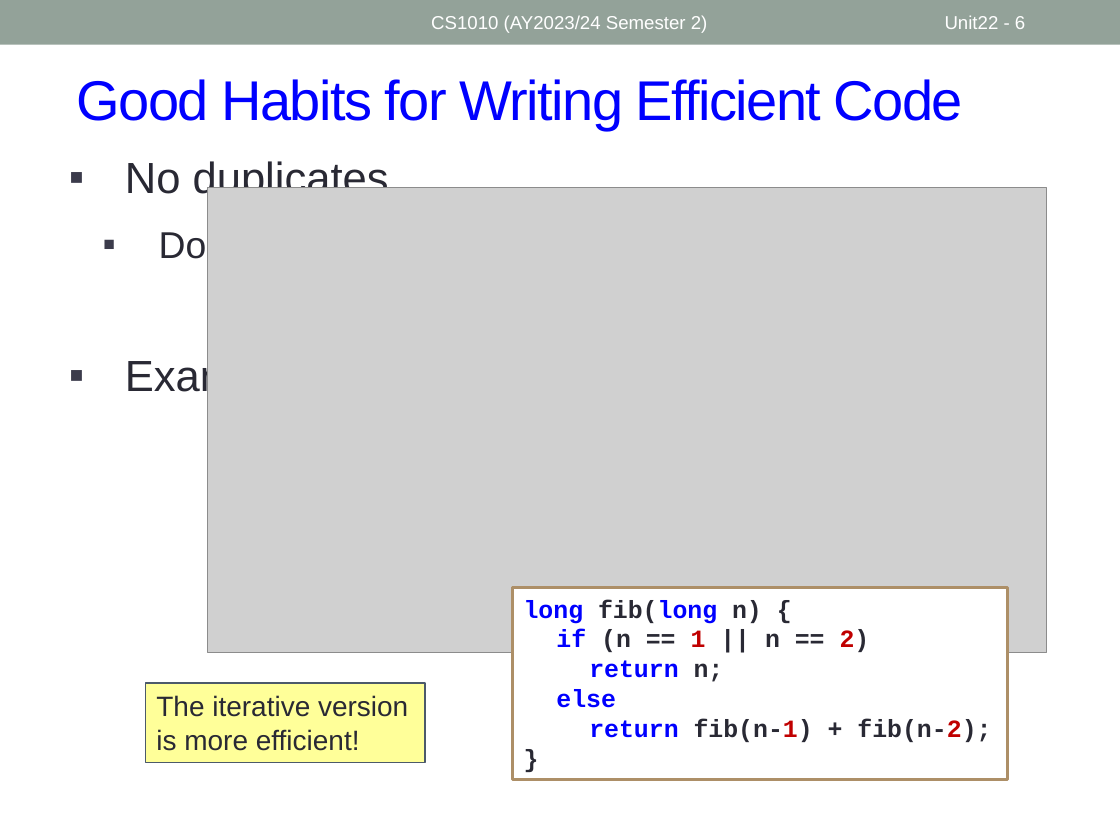
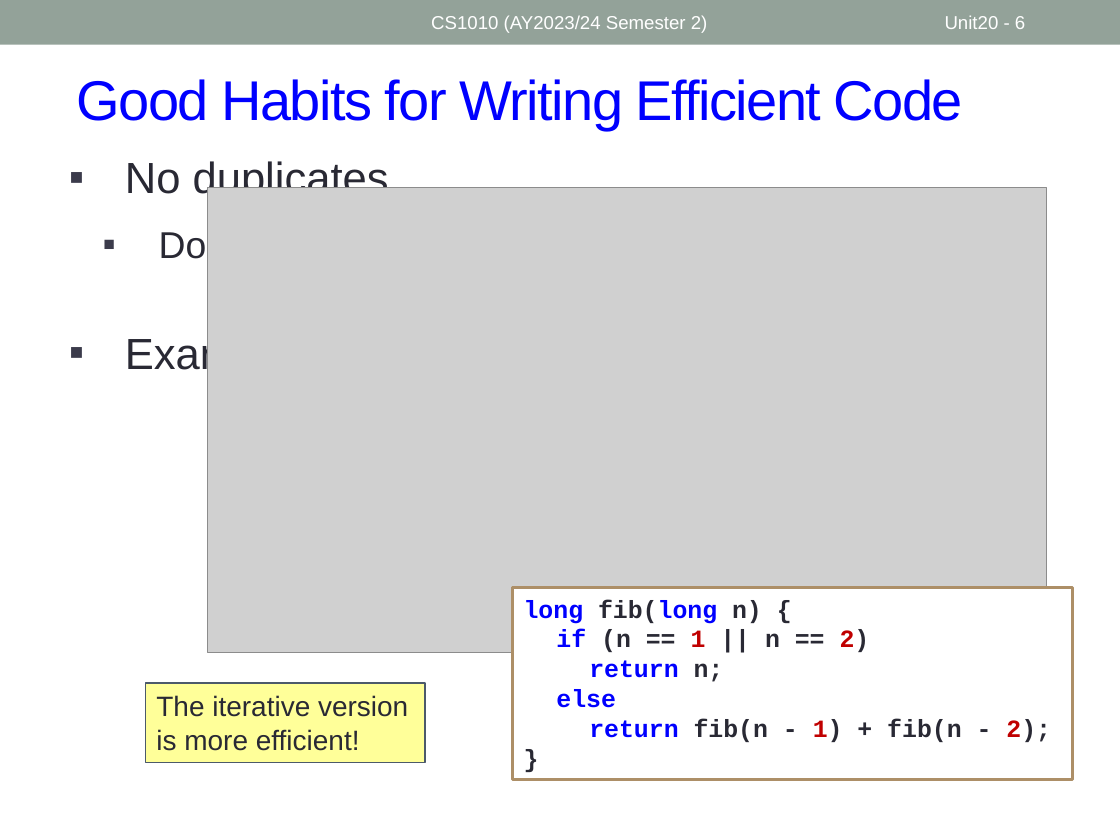
Before and after one commit to nus-cs1010-2425-s2/website, a slide deck: slide 6 of slides/Unit20_Efficiency.pptx. Drawn at 1120x840 pixels with LibreOffice and Linux fonts; fonts in the diff are those of the drawing; grey boxes stand for pictures. Boxes give left, top, right and bottom in pixels: in the first picture for what was removed or moved away, otherwise in the second. Text is boxed around its words. In the diff, an @@ line names an element or a change of style, - is before the commit and + after.

```diff
--- a/slides/Unit20_Efficiency.pptx
+++ b/slides/Unit20_Efficiency.pptx
@@ page number at (945, 15, 1025, 29): text changed @@
-Unit22 - 6
+Unit20 - 6
@@ text "No duplicates" rewrapped from (125, 159, 389, 400) to (125, 159, 389, 378) @@
@@ rectangle "long fib(long n) {": place and size @@
-rectangle "long fib(long n) {" at (513, 588, 1008, 781)
+rectangle "long fib(long n) {" at (513, 588, 1073, 781)
@@ text in rectangle at (589, 719, 1051, 742): spaces changed @@
-return fib(n-1) + fib(n-2);
+return fib(n - 1) + fib(n - 2);
```
Also in this commit, not shown: 8 other slides changed, 1 slide added, 4 other files.
